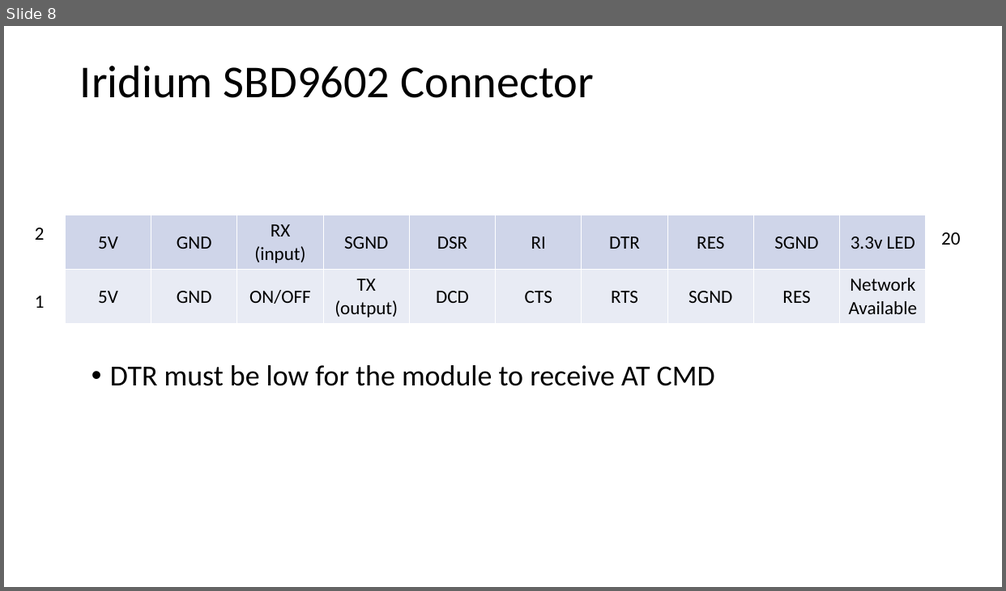
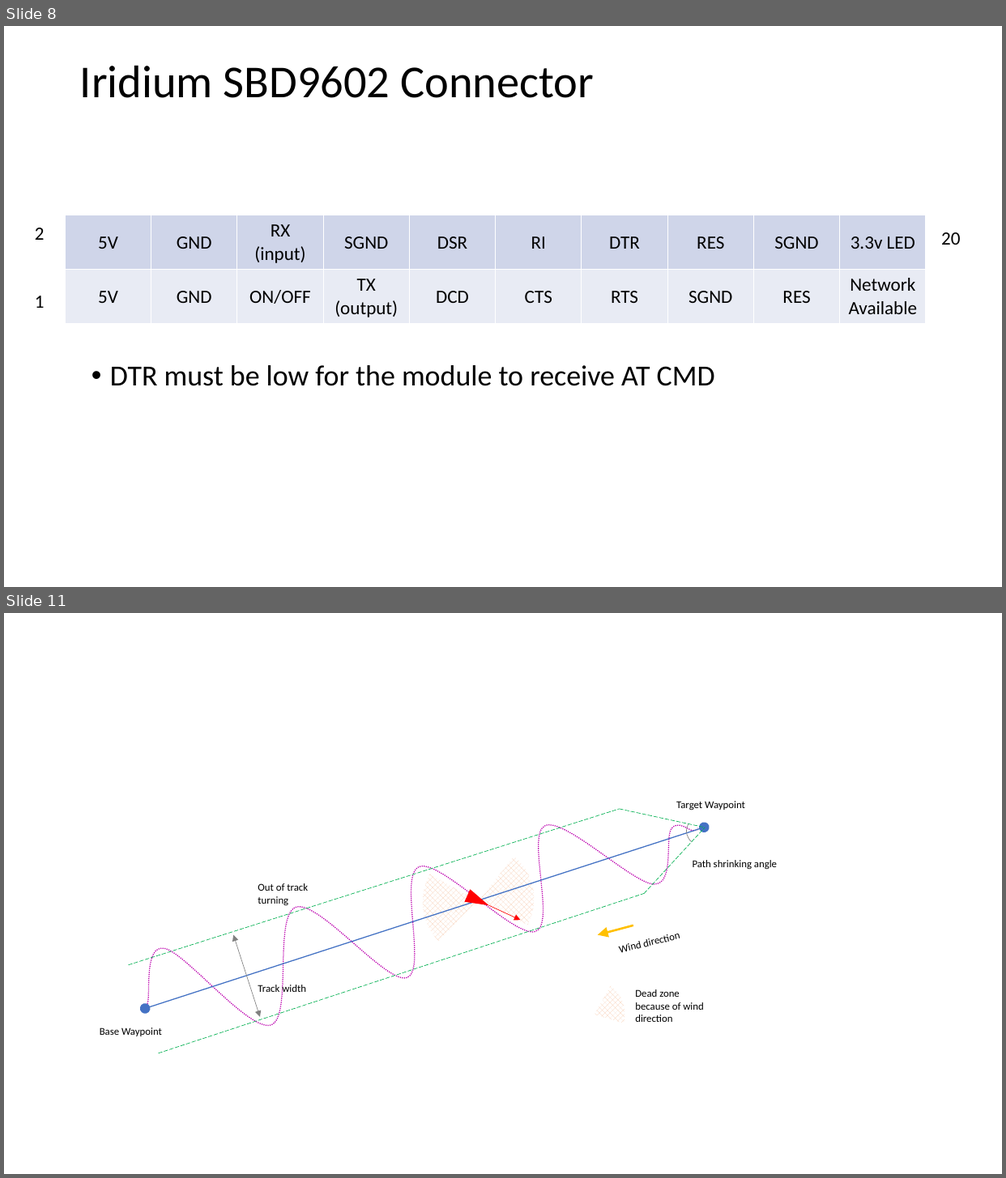
Before and after one commit to majianjia/DeepPlankter, a slide deck: doc/DeepPlankter-digrams.pptx. Shown one above the other, each under a label of ours: slide 8 before the commit, slides 8 and 11 after it; the slides between them are not shown. The pictures are 1006x591 and 1006x1178 pixels, drawn with LibreOffice and Linux fonts; fonts in the diff are those of the drawing. Boxes give left, top, right and bottom in pixels: in the first picture for what was removed or moved away, otherwise in the second. Text is boxed around its words. In the diff, an @@ line names an element or a change of style, - is before the commit and + after.

```diff
--- a/doc/DeepPlankter-digrams.pptx
+++ b/doc/DeepPlankter-digrams.pptx
@@ slide 11 added at (4, 613, 1002, 1174), background #FFFFFF @@
@@ text added at (676, 801, 745, 811), 10 pt, text #000000 @@
+Target Waypoint
@@ line added from (128, 965) to (620, 809), #00B050 0.5 pt dashed @@
@@ freeform shape added at (144, 825, 697, 1025), outline #BC02AF 1 pt dashed @@
@@ double arrow added from (146, 1009) to (704, 827), #4472C4 1 pt @@
@@ pie slice (boxed as its full ellipse) added at (407, 830, 547, 972), fill pattern #F8CBAD on #FFFFFF @@
@@ pie slice (boxed as its full ellipse) added at (410, 829, 550, 970), fill pattern #F8CBAD on #FFFFFF @@
@@ line added from (620, 809) to (704, 827), #00B050 0.5 pt dashed @@
@@ line added from (644, 894) to (705, 827), #00B050 0.5 pt dashed @@
@@ arc (boxed as its full ellipse) added at (681, 812, 720, 851), outline #808080 0.5 pt @@
@@ text added at (692, 860, 777, 870), 10 pt, text #000000 @@
+Path shrinking angle
@@ line added from (158, 1054) to (644, 894), #00B050 0.5 pt dashed @@
@@ text added at (258, 884, 308, 905), 10 pt, text #000000 @@
+Out of track
+turning
@@ triangle added at (464, 889, 492, 912), fill #FF0000 @@
@@ arrow added from (489, 905) to (521, 920), #FF0000 0.5 pt @@
@@ arrow added from (633, 926) to (598, 935), #FFC000 2 pt @@
@@ double arrow added from (234, 935) to (260, 1017), #808080 0.5 pt @@
@@ text added at (620, 941, 641, 953), 10 pt, text #000000 @@
+Wind direction
@@ text added at (258, 984, 306, 995), 10 pt, text #000000 @@
+Track width
@@ pie slice (boxed as its full ellipse) added at (564, 982, 624, 1049), fill pattern #F8CBAD on #FFFFFF @@
@@ text added at (635, 990, 704, 1022), 10 pt, text #000000 @@
+Dead zone because of wind direction
@@ text added at (100, 1028, 162, 1037), 10 pt, text #000000 @@
+Base Waypoint
```
Also in this commit, not shown: 2 other slides added, 9 other files.
